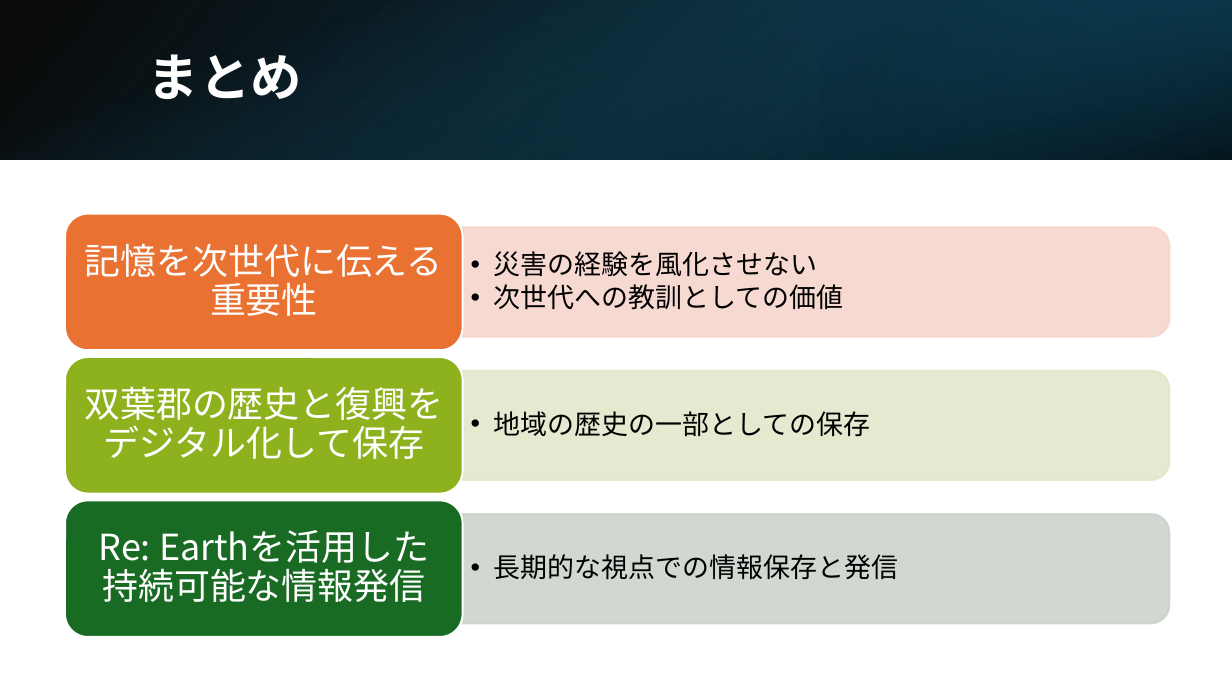
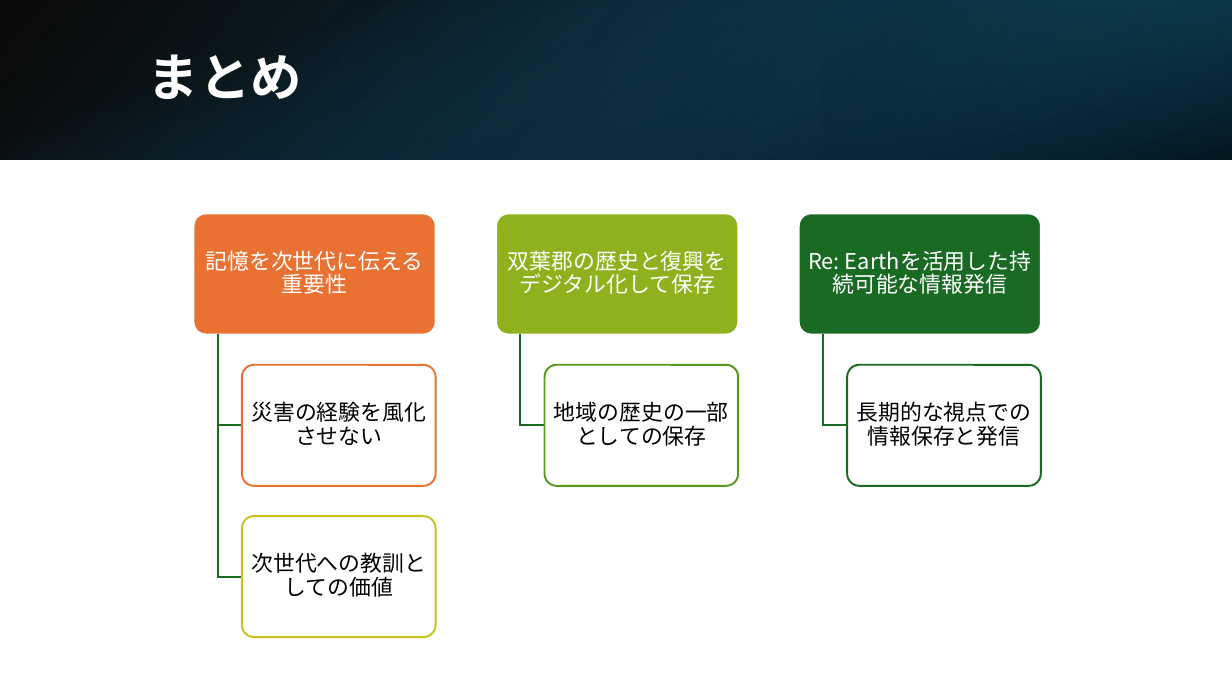
Before and after one commit to furuhashilab/ChisatoFuruuchi-2024-seminar-report, a slide deck: slide 8 of ゼミ論中間発表用.pptx. Drawn at 1232x693 pixels with LibreOffice and Linux fonts; fonts in the diff are those of the drawing. Boxes give left, top, right and bottom in pixels: in the first picture for what was removed or moved away, otherwise in the second. Text is boxed around its words. In the diff, an @@ line names an element or a change of style, - is before the commit and + after.

```diff
--- a/ゼミ論中間発表用.pptx
+++ b/ゼミ論中間発表用.pptx
@@ rounded rectangle: place and size @@
-rounded rectangle at <box>65,213,462,350</box>
+rounded rectangle at <box>193,213,435,335</box>
@@ rounded rectangle at <box>193,213,435,335</box>: proportions changed @@
@@ text "記憶を次世代に伝える重要性": place and size @@
-text "記憶を次世代に伝える重要性" at <box>85,244,443,316</box>
+text "記憶を次世代に伝える重要性" at <box>206,250,424,294</box>
@@ round same rect removed at <box>463,228,1170,337</box> @@
@@ text "双葉郡の歴史と復興をデジタル化して保存": place and size @@
-text "双葉郡の歴史と復興をデジタル化して保存" at <box>84,386,443,459</box>
+text "双葉郡の歴史と復興をデジタル化して保存" at <box>508,250,727,294</box>
@@ size 28 to 17 pt; less space between paragraphs in 3 elements at <box>206,250,424,294</box>, <box>508,250,727,294</box>, <box>808,253,840,275</box> @@
@@ text "Re: Earthを活用した持続可能な情報発信": place and size @@
-text "Re: Earthを活用した持続可能な情報発信" at <box>99,533,151,570</box>
+text "Re: Earthを活用した持続可能な情報発信" at <box>808,253,840,275</box>
@@ text at <box>494,251,817,277</box>: paragraph removed @@
-  • 災害の経験を風化させない
@@ rounded rectangle: place and size @@
-rounded rectangle at <box>65,357,462,494</box>
+rounded rectangle at <box>242,365,436,486</box>
@@ rounded rectangle at <box>242,365,436,486</box>: fill #8EB21E to #FFFFFF at 90% opacity; outline #FFFFFF 1.5 pt to #E97132 1.5 pt; proportions changed @@
@@ round same rect removed at <box>463,371,1170,480</box> @@
@@ text "地域の歴史の一部としての保存": place and size @@
-text "地域の歴史の一部としての保存" at <box>494,411,871,437</box>
+text "地域の歴史の一部としての保存" at <box>554,401,729,446</box>
@@ text "地域の歴史の一部としての保存" at <box>554,401,729,446</box>: size 21 to 17 pt; alignment left to centre; bullet • to none; list level 2 to 1 in "地域の歴史の一部としての保存" @@
@@ group added at <box>218,213,1042,577</box>: 4 freeform shapes, 4 rounded rectangles, 1 text @@
+災害の経験を風化させない
@@ text "長期的な視点での情報保存と発信": place and size @@
-text "長期的な視点での情報保存と発信" at <box>494,554,898,579</box>
+text "長期的な視点での情報保存と発信" at <box>857,401,1032,446</box>
@@ text "長期的な視点での情報保存と発信" at <box>857,401,1032,446</box>: size 21 to 17 pt; alignment left to centre; bullet • to none; list level 2 to 1 in "長期的な視点での情報保存と発信" @@
@@ rounded rectangle: place and size @@
-rounded rectangle at <box>65,501,462,638</box>
+rounded rectangle at <box>242,517,436,638</box>
@@ rounded rectangle at <box>242,517,436,638</box>: fill #196B24 to #FFFFFF at 90% opacity; outline #FFFFFF 1.5 pt to #CBC11E 1.5 pt; proportions changed @@
@@ text "次世代への教訓としての価値": place and size @@
-text "次世代への教訓としての価値" at <box>494,251,844,309</box>
+text "次世代への教訓としての価値" at <box>251,552,426,597</box>
@@ text "次世代への教訓としての価値" at <box>251,552,426,597</box>: size 21 to 17 pt; alignment left to centre; bullet • to none; list level 2 to 1 in "次世代への教訓としての価値" @@
@@ round same rect removed at <box>463,514,1170,623</box> @@
```
Also in this commit, not shown: 11 other slides changed.
